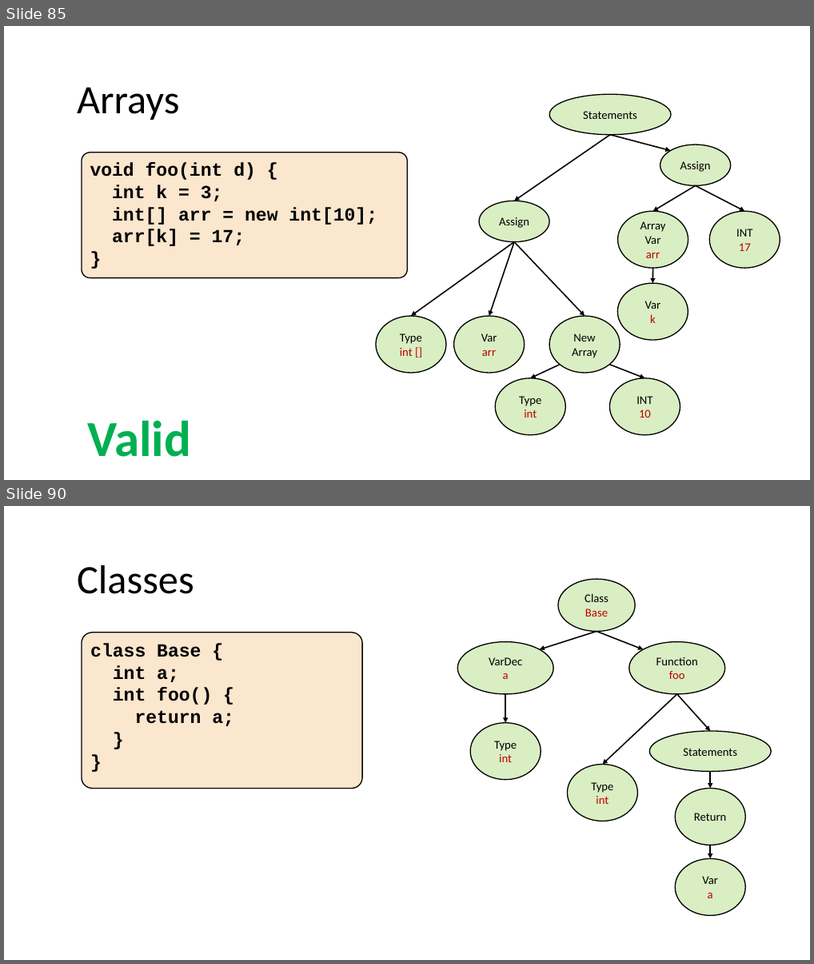
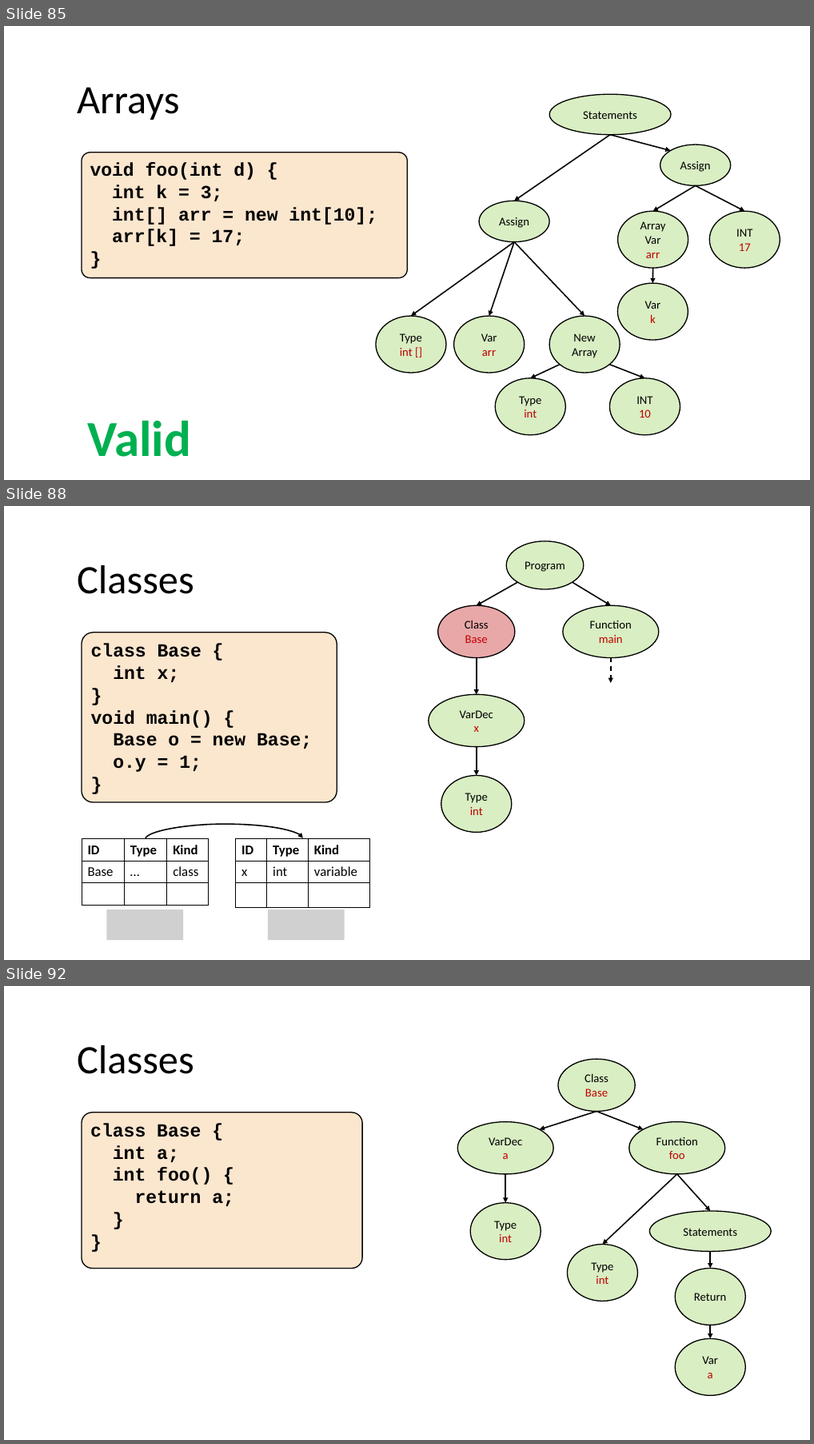
Before and after one commit to nivshani/compilation, a slide deck: slides/semantic.pptx. Shown one above the other, each under a label of ours: slides 85 and 90 before the commit, slides 85, 88 and 92 after it; the slides between them are not shown. The pictures are 814x964 and 814x1444 pixels, drawn with LibreOffice and Linux fonts; fonts in the diff are those of the drawing; grey boxes stand for pictures. Boxes give left, top, right and bottom in pixels: in the first picture for what was removed or moved away, otherwise in the second. Text is boxed around its words. In the diff, an @@ line names an element or a change of style, - is before the commit and + after.

```diff
--- a/slides/semantic.pptx
+++ b/slides/semantic.pptx
@@ slide 88 added at [4,506,810,960], background #FFFFFF @@
@@ ellipse added at [506,541,584,589], fill #92D050 at 34% opacity, outline #000000 1.25 pt, 14 pt, text #000000 @@
+Program
@@ text added at [77,565,194,594], 48 pt, text #000000 @@
+Classes
@@ arrow added from (518, 582) to (477, 605), #000000 1.5 pt @@
@@ arrow added from (573, 582) to (611, 605), #000000 1.5 pt @@
@@ ellipse added at [438,605,515,657], fill #C00000 at 34% opacity, outline #000000 1.25 pt, 14 pt, text #000000 @@
+Class
+Base
@@ ellipse added at [563,605,659,657], fill #92D050 at 34% opacity, outline #000000 1.25 pt, 14 pt, text #000000 @@
+Function
+main
@@ rounded rectangle added at [82,632,337,803], fill #FBE6CE, outline #000000 1.25 pt, 22 pt, text #000000, bold @@
+class Base {
+int x;
+}
+void main() {
+Base o = new Base;
+o.y = 1;
+}
@@ arrow added from (477, 658) to (477, 694), #000000 1.5 pt @@
@@ arrow added from (611, 657) to (611, 683), #000000 1.5 pt dashed @@
@@ ellipse added at [429,694,525,746], fill #92D050 at 34% opacity, outline #000000 1.25 pt, 14 pt, text #000000 @@
+VarDec
+x
@@ arrow added from (477, 747) to (477, 776), #000000 1.5 pt @@
@@ ellipse added at [442,776,511,832], fill #92D050 at 34% opacity, outline #000000 1.25 pt, 14 pt, text #000000 @@
+Type
+int
@@ table added at [82,838,209,904], 3 rows, 3 columns @@
+ID | Type | Kind
+Base | … | class
+ |  | 
@@ curved arrow added from (146, 839) to (303, 838), #000000 1.5 pt @@
@@ table added at [236,838,370,907], 3 rows, 3 columns @@
+ID | Type | Kind
+x | int | variable
+ |  | 
@@ picture added at [107,909,184,940] @@
@@ picture added at [268,909,345,940] @@
@@ what was slide 90 is now slide 92 @@
```
Also in this commit, not shown: 13 slides changed, 9 other slides added, 8 slides removed, 1 other file.
